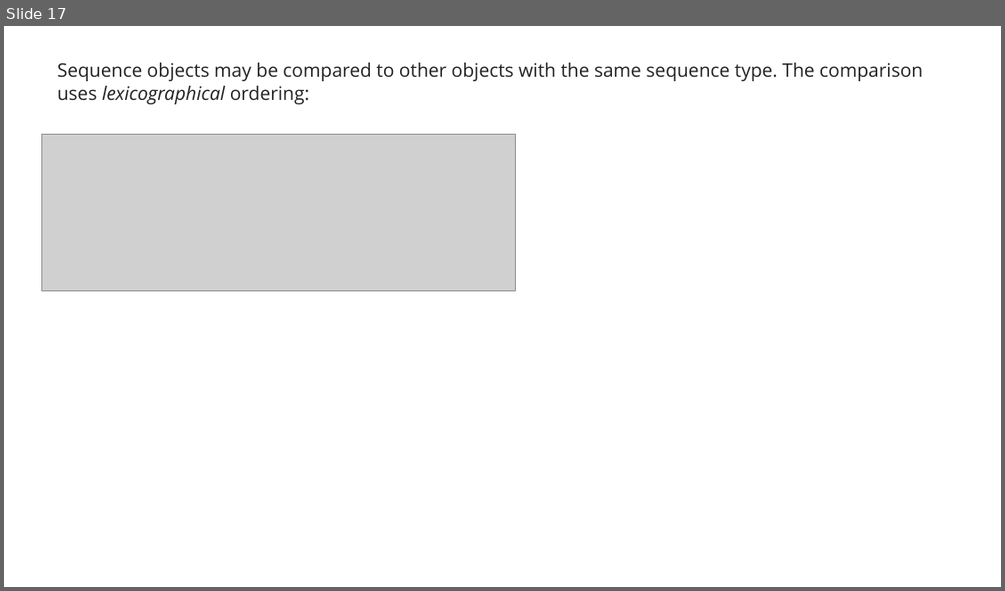
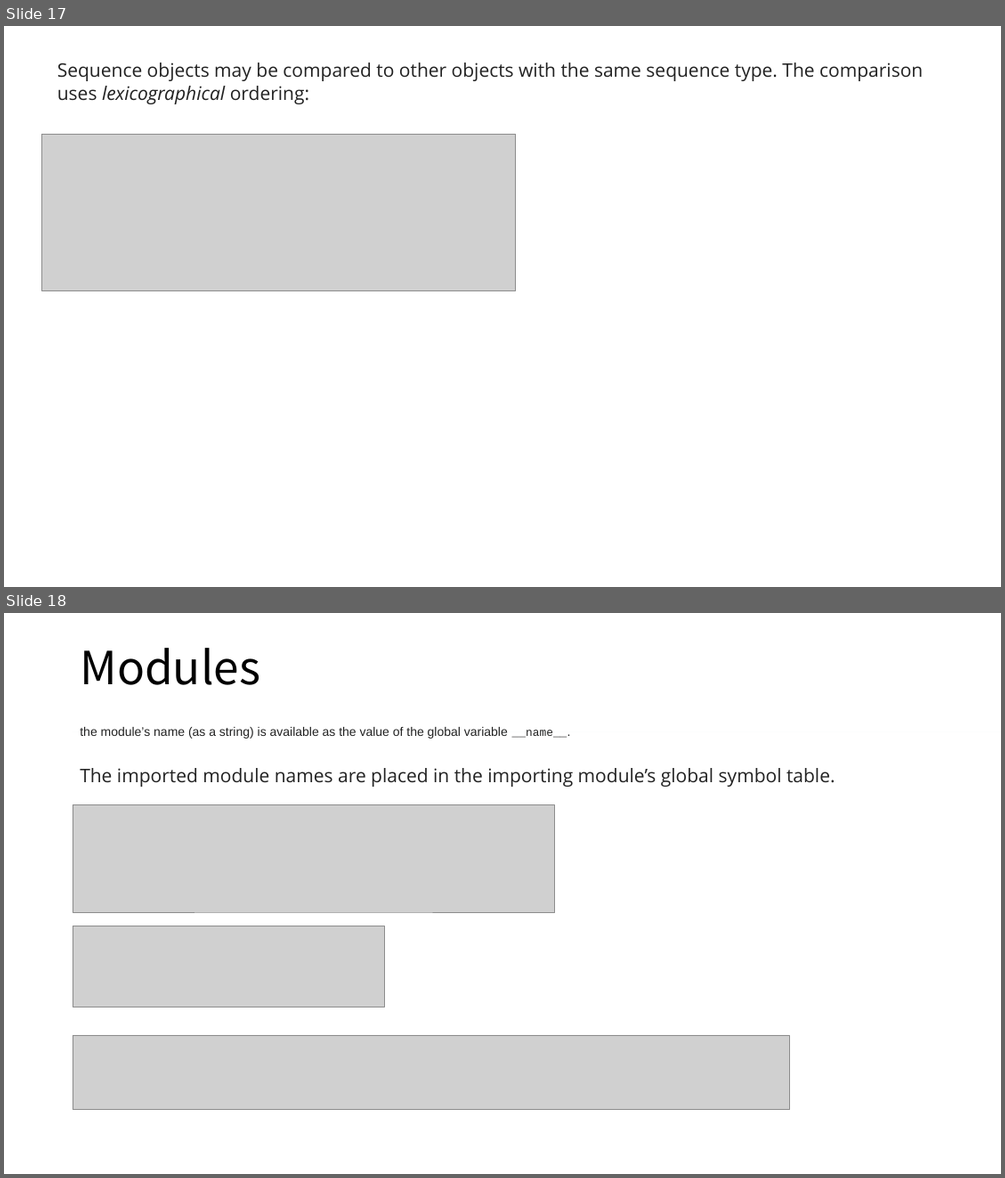
Before and after one commit to bilosikia/learnMarks, a slide deck: python.pptx. Shown one above the other, each under a label of ours: slide 17 before the commit, slides 17 and 18 after it. The pictures are 1005x591 and 1005x1178 pixels, drawn with LibreOffice and Linux fonts; fonts in the diff are those of the drawing; grey boxes stand for pictures. Boxes give left, top, right and bottom in pixels: in the first picture for what was removed or moved away, otherwise in the second. Text is boxed around its words. In the diff, an @@ line names an element or a change of style, - is before the commit and + after.

```diff
--- a/python.pptx
+++ b/python.pptx
@@ slide 18 added at (4,613,1001,1174), background #FFFFFF @@
@@ title added at (80,648,260,685), 44 pt, text #000000 @@
+Modules
@@ rectangle added at (73,732,1001,732), fill #ECF0F3, 12 pt, text #222222 @@
+the module’s name (as a string) is available as the value of the global variable __name__.
@@ text added at (80,768,835,787), 18 pt, text #222222 @@
+The imported module names are placed in the importing module’s global symbol table.
@@ picture added at (73,804,554,912) @@
@@ picture added at (73,926,385,1007) @@
@@ picture added at (73,1035,790,1110) @@
```
Also in this commit, not shown: 10 other slides added.
